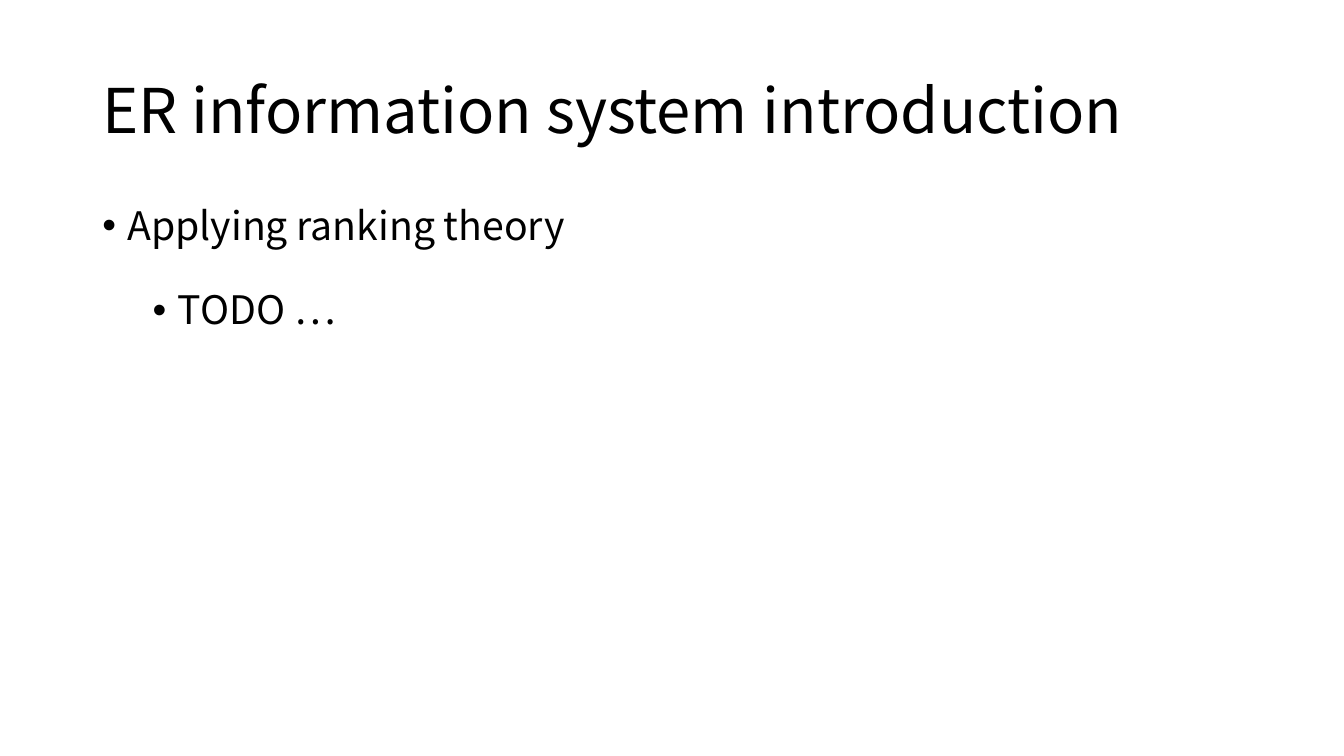
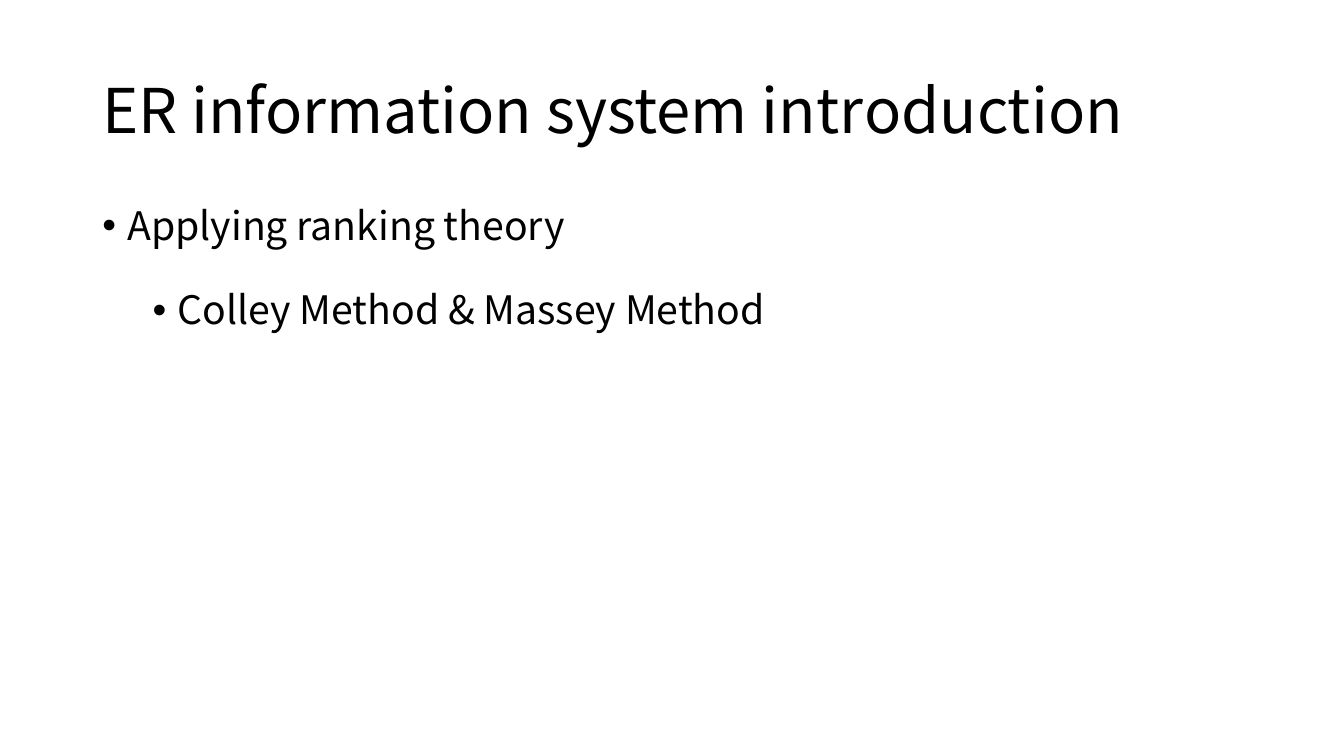
Before and after one commit to REDY-a/portfolio, a slide deck: slide 12 of maker/2 ER design v2.0.pptx (slide 16 before the commit). Drawn at 1344x756 pixels with LibreOffice and Linux fonts; fonts in the diff are those of the drawing; background and template pictures are left out. Boxes give left, top, right and bottom in pixels: in the first picture for what was removed or moved away, otherwise in the second. Text is boxed around its words. In the diff, an @@ line names an element or a change of style, - is before the commit and + after.

```diff
--- a/maker/2 ER design v2.0.pptx
+++ b/maker/2 ER design v2.0.pptx
@@ text at (178,292,765,333): text changed @@
-  • TODO …
+  • Colley Method & Massey Method
```
Also in this commit, not shown: 2 other slides changed, 7 slides removed, 1 other file.
